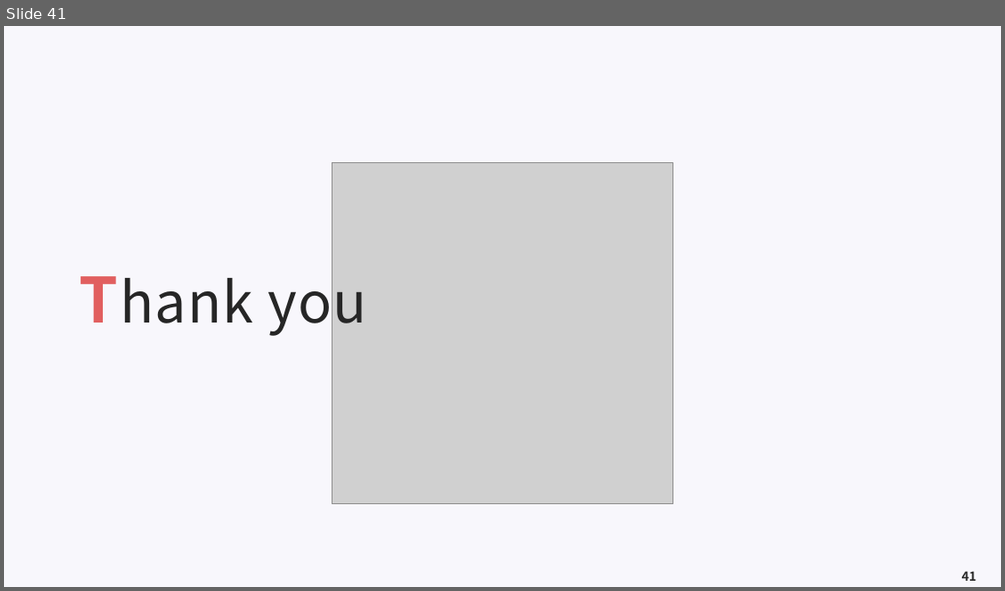
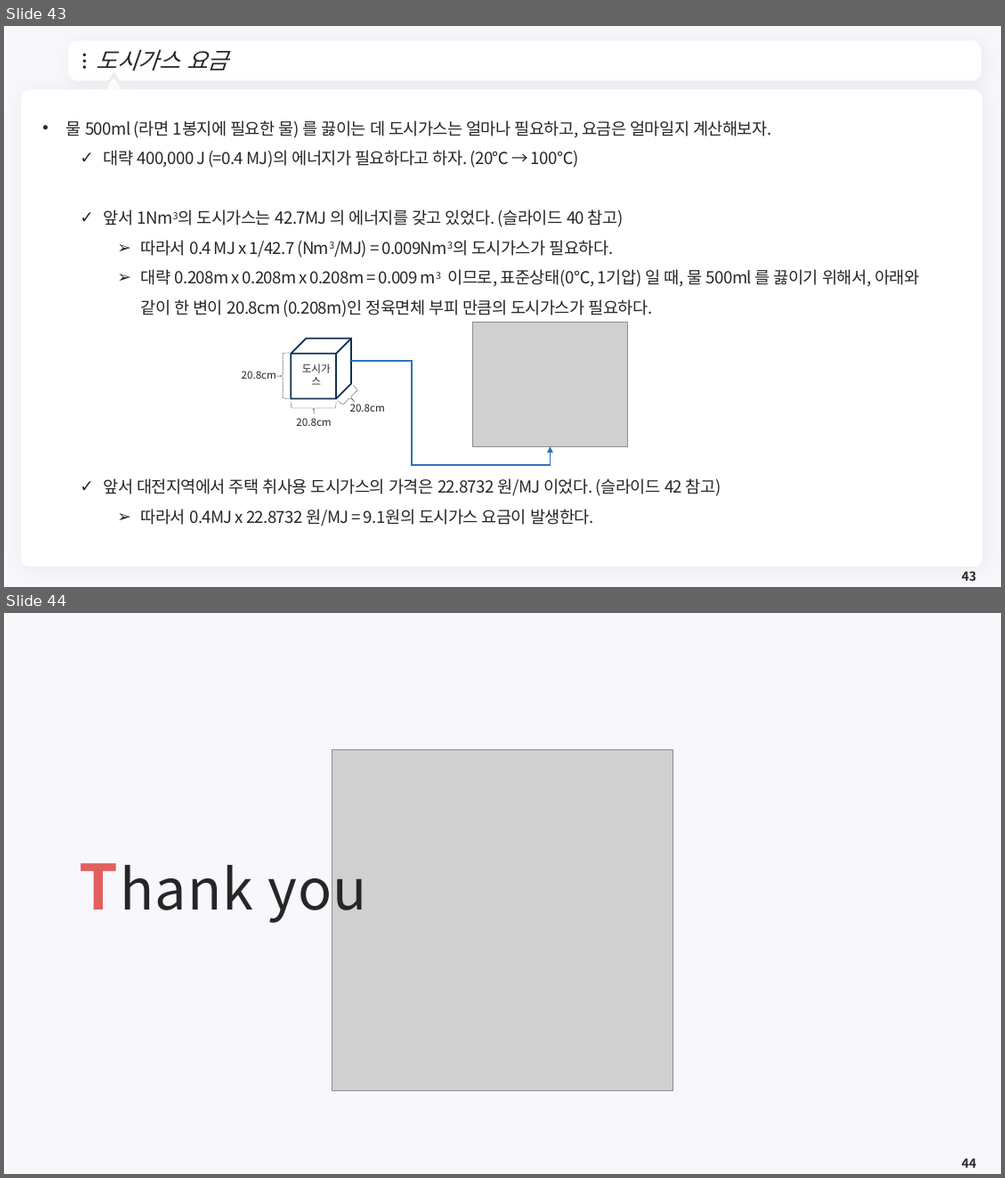
Before and after one commit to meandthey/Teaching, a slide deck: 에너지경제학/자원에너지경제학_Chapter_1.pptx. Shown one above the other, each under a label of ours: slide 41 before the commit, slides 43 and 44 after it. The pictures are 1005x591 and 1005x1178 pixels, drawn with LibreOffice and Linux fonts; fonts in the diff are those of the drawing; grey boxes stand for pictures; background and template pictures are left out. Boxes give left, top, right and bottom in pixels: in the first picture for what was removed or moved away, otherwise in the second. Text is boxed around its words. In the diff, an @@ line names an element or a change of style, - is before the commit and + after.

```diff
--- a/에너지경제학/자원에너지경제학_Chapter_1.pptx
+++ b/에너지경제학/자원에너지경제학_Chapter_1.pptx
@@ slide 43 added at [4,26,1001,587], background #F8F7FC @@
@@ freeform shape added at [72,45,978,78], fill #FFFFFF, outline #FFFFFF 7.25 pt @@
@@ title added at [97,49,228,70], 22 pt, text #262626, italic @@
+도시가스 요금
@@ ellipse added at [83,54,86,56], fill #262626 @@
@@ ellipse added at [83,60,86,62], fill #262626 @@
@@ ellipse added at [83,66,86,69], fill #262626 @@
@@ freeform shape added at [957,56,966,67], fill #FFFFFF @@
@@ rounded rectangle added at [21,89,983,566], fill #FFFFFF @@
@@ triangle added at [105,80,122,95], fill #FFFFFF, outline #FFFFFF 3.75 pt @@
@@ text added at [66,120,919,526], 16 pt, text #262626 @@
+• 물 500ml (라면 1봉지에 필요한 물) 를 끓이는 데 도시가스는 얼마나 필요하고, 요금은 얼마일지 계산해보자.
+  ✓ 대략 400,000 J (=0.4 MJ)의 에너지가 필요하다고 하자. (20℃ → 100℃)
+  ✓ 앞서 1Nm3의 도시가스는 42.7MJ 의 에너지를 갖고 있었다. (슬라이드 40 참고)
+    ➢ 따라서 0.4 MJ x 1/42.7 (Nm3/MJ) = 0.009Nm3의 도시가스가 필요하다.
+    ➢ 대략 0.208m x 0.208m x 0.208m = 0.009 m3 이므로, 표준상태(0℃, 1기압) 일 때, 물 500ml 를 끓이기 위해서, 아래와 같이 한 변이 20.8cm (0.208m)인 정육면체 부피 만큼의 도시가스가 필요하다.
+  ✓ 앞서 대전지역에서 주택 취사용 도시가스의 가격은 22.8732 원/MJ 이었다. (슬라이드 42 참고)
+    ➢ 따라서 0.4MJ x 22.8732 원/MJ = 9.1원의 도시가스 요금이 발생한다.
@@ cube added at [291,338,352,399], outline #143253 1.5 pt @@
@@ picture added at [472,322,628,447] @@
@@ text added at [242,370,276,378], 10 pt, text #262626 @@
+20.8cm
@@ left brace added at [276,353,289,399], outline #262626 0.25 pt dashed @@
@@ text added at [302,363,331,385], 10 pt, text #262626 @@
+도시가스
@@ elbow arrow added from (351, 361) to (550, 446), #2D72BE 1.5 pt @@
@@ left brace added at [338,386,362,410], outline #262626 0.25 pt dashed @@
@@ left brace added at [291,402,336,414], outline #262626 0.25 pt dashed @@
@@ text added at [296,418,331,426], 10 pt, text #262626 @@
+20.8cm
@@ text added at [350,401,385,411], 10 pt, text #262626 @@
+20.8cm
@@ page number added at [962,571,976,580], 12 pt, text #262626, bold @@
+43
@@ what was slide 41 is now slide 44 @@
@@ page number at [962,1158,976,1167]: text changed @@
-41
+44
```
Also in this commit, not shown: 2 slides changed, 2 other slides added, 6 slides removed, 7 other files.
